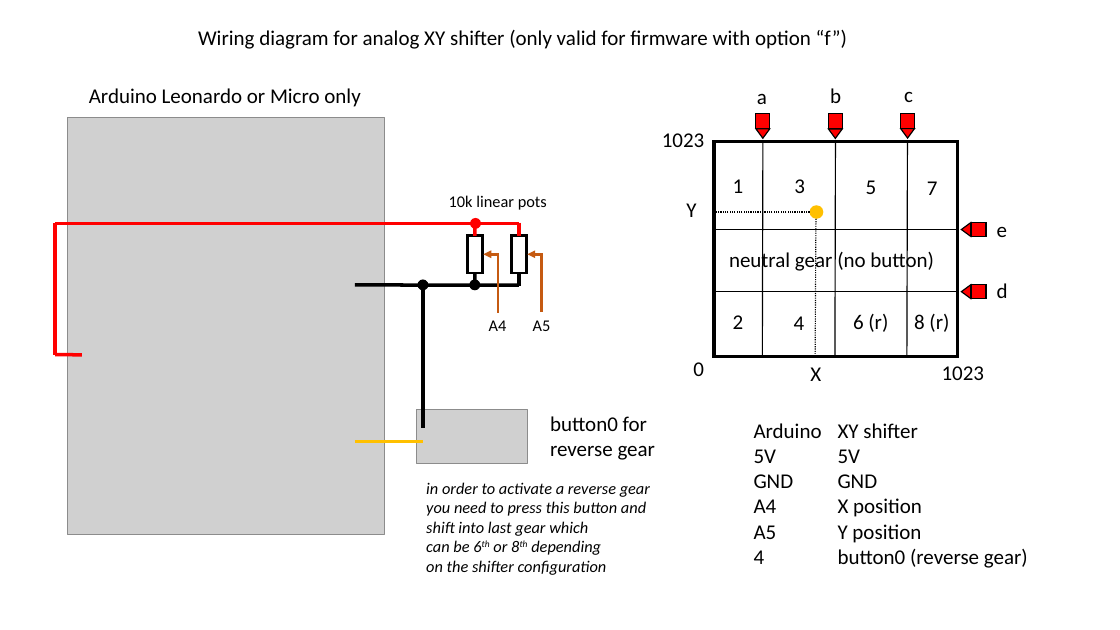
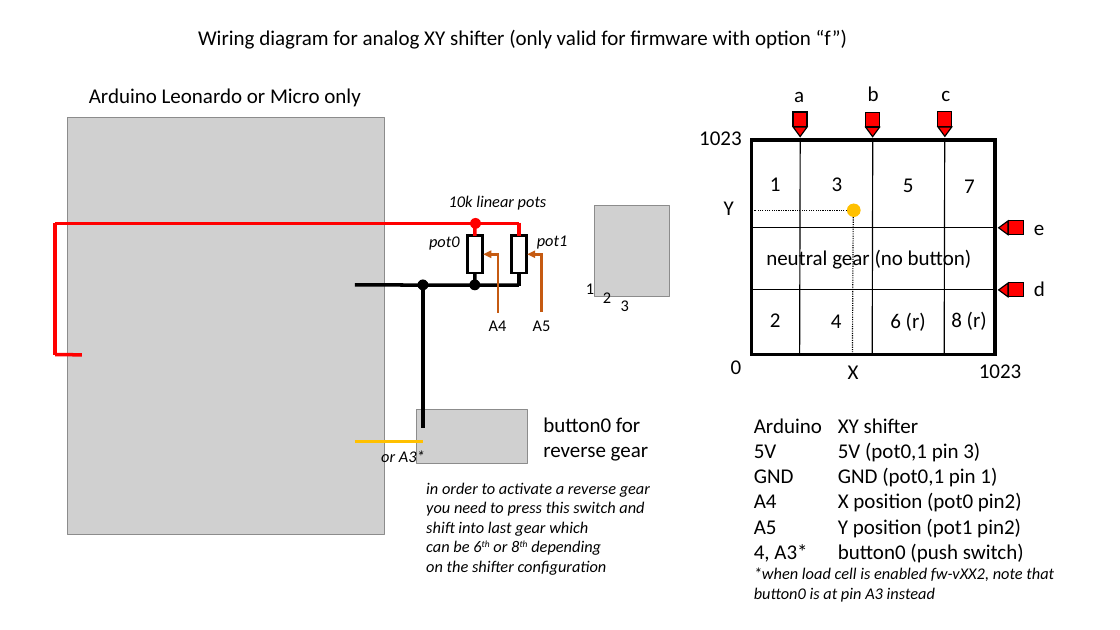
Before and after one commit to ranenbg/Arduino-FFB-wheel, a slide deck: slide 1 of brWheel_my/XY_shifter_wiring_diagram.pptx. Drawn at 1120x630 pixels with LibreOffice and Linux fonts; fonts in the diff are those of the drawing; grey boxes stand for pictures. Boxes give left, top, right and bottom in pixels: in the first picture for what was removed or moved away, otherwise in the second. Text is boxed around its words. In the diff, an @@ line names an element or a change of style, - is before the commit and + after.

```diff
--- a/brWheel_my/XY_shifter_wiring_diagram.pptx
+++ b/brWheel_my/XY_shifter_wiring_diagram.pptx
@@ 15 texts, 5 rectangles, 5 lines, 3 triangles, 1 ellipse: place and size @@
-15 texts, 5 rectangles, 5 lines, 3 triangles, 1 ellipse at (662, 88, 1008, 381)
+15 texts, 5 rectangles, 5 lines, 3 triangles, 1 ellipse at (699, 86, 1045, 379)
@@ text "10k linear pots" at (449, 195, 547, 210): italic on @@
@@ picture added at (595, 205, 670, 297) @@
@@ text added at (429, 236, 460, 250), 14 pt, text #000000, italic @@
+pot0
@@ text added at (537, 235, 568, 249), 14 pt, text #000000, italic @@
+pot1
@@ 3 texts, 2 triangles, 2 lines, 1 rectangle: place and size @@
-3 texts, 2 triangles, 2 lines, 1 rectangle at (686, 129, 958, 357)
+3 texts, 2 triangles, 2 lines, 1 rectangle at (724, 127, 996, 355)
@@ text added at (586, 283, 594, 294), 14 pt, text #000000 @@
+1
@@ text added at (603, 292, 611, 308), 14 pt, text #000000 @@
+2
@@ text added at (621, 300, 629, 311), 14 pt, text #000000 @@
+3
@@ text "2": place and size @@
-text "2" at (733, 315, 744, 329)
+text "2" at (770, 313, 781, 327)
@@ text "button0 for": place and size @@
-text "button0 for" at (550, 416, 656, 460)
+text "button0 for" at (543, 417, 649, 461)
@@ text added at (381, 449, 425, 467), 14 pt, text #000000, italic @@
+or A3*
@@ text at (754, 443, 1054, 602): text changed @@
-5V 5V
-GND GND
-A4 X position
-A5 Y position
-4 button0 (reverse gear)
+5V 5V (pot0,1 pin 3)
+GND GND (pot0,1 pin 1)
+A4 X position (pot0 pin2)
+A5 Y position (pot1 pin2)
+4, A3* button0 (push switch)
+*when load cell is enabled fw-vXX2, note that
+button0 is at pin A3 instead
@@ text at (426, 501, 644, 516): text changed @@
-you need to press this button and
+you need to press this switch and
```
Also in this commit, not shown: 29 other files.
